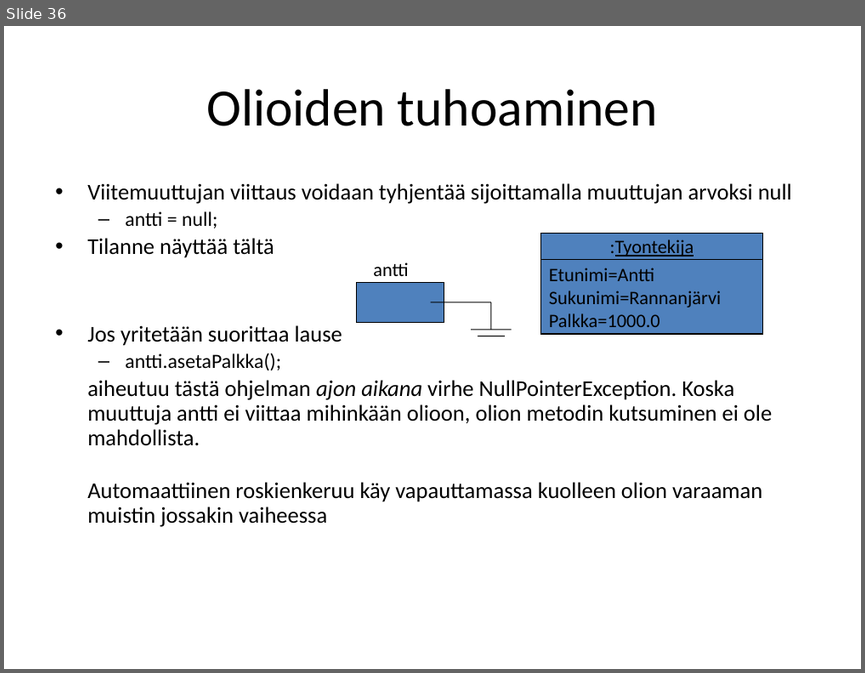
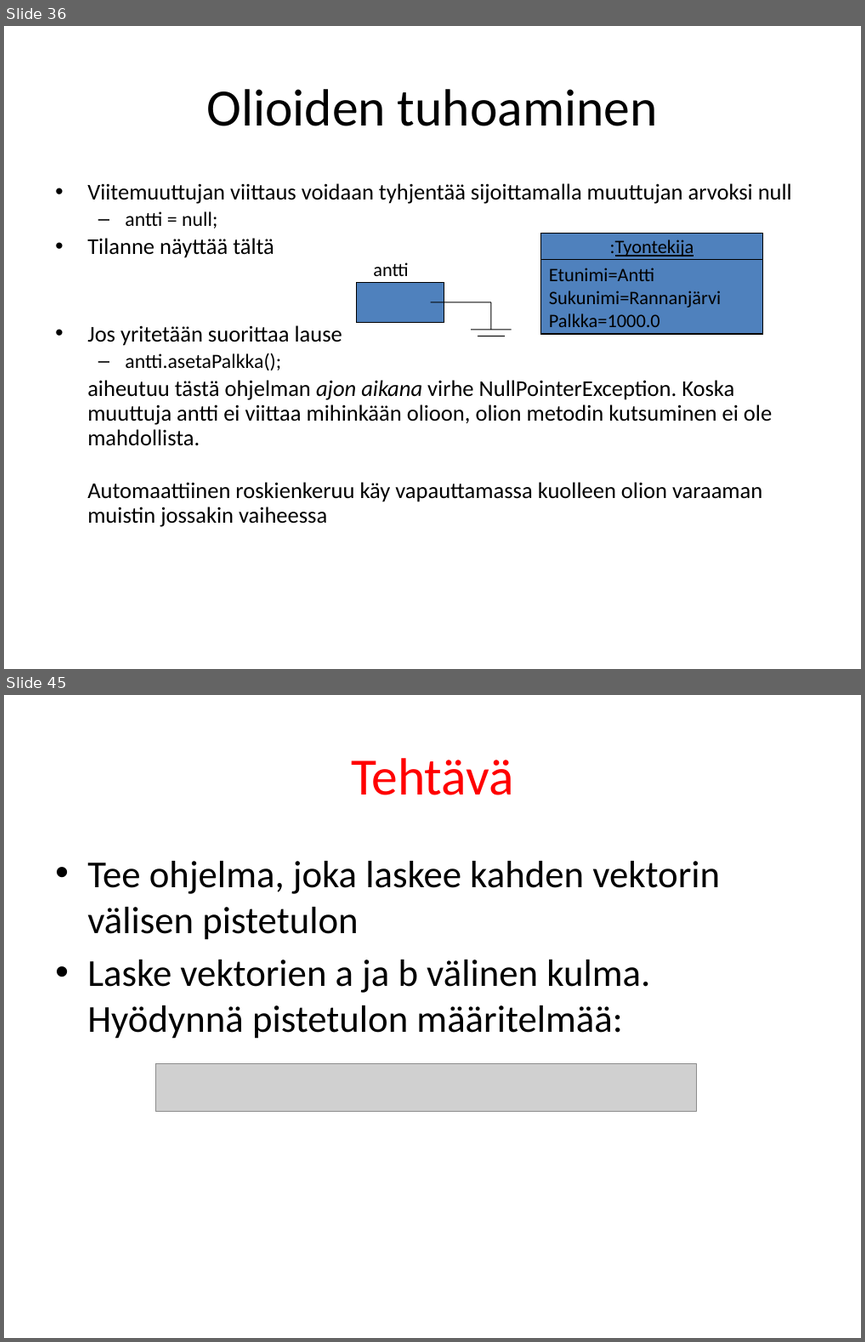
Before and after one commit to lpemake/TITE13oh, a slide deck: Olio-ohjelmointi.pptx. Shown one above the other, each under a label of ours: slide 36 before the commit, slides 36 and 45 after it; the slides between them are not shown. The pictures are 865x673 and 865x1342 pixels, drawn with LibreOffice and Linux fonts; fonts in the diff are those of the drawing; grey boxes stand for pictures. Boxes give left, top, right and bottom in pixels: in the first picture for what was removed or moved away, otherwise in the second. Text is boxed around its words. In the diff, an @@ line names an element or a change of style, - is before the commit and + after.

```diff
--- a/Olio-ohjelmointi.pptx
+++ b/Olio-ohjelmointi.pptx
@@ slide 45 added at (4,695,861,1338), background #FFFFFF @@
@@ title added at (351,758,514,795), 44 pt, text #FF0000 @@
+Tehtävä
@@ text added at (87,861,720,1038), 32 pt, text #000000 @@
+• Tee ohjelma, joka laskee kahden vektorin välisen pistetulon
+• Laske vektorien a ja b välinen kulma. Hyödynnä pistetulon määritelmää:
@@ picture added at (155,1063,696,1111) @@
```
Also in this commit, not shown: 1 slide changed, 97 other slides added, 58 other files.
